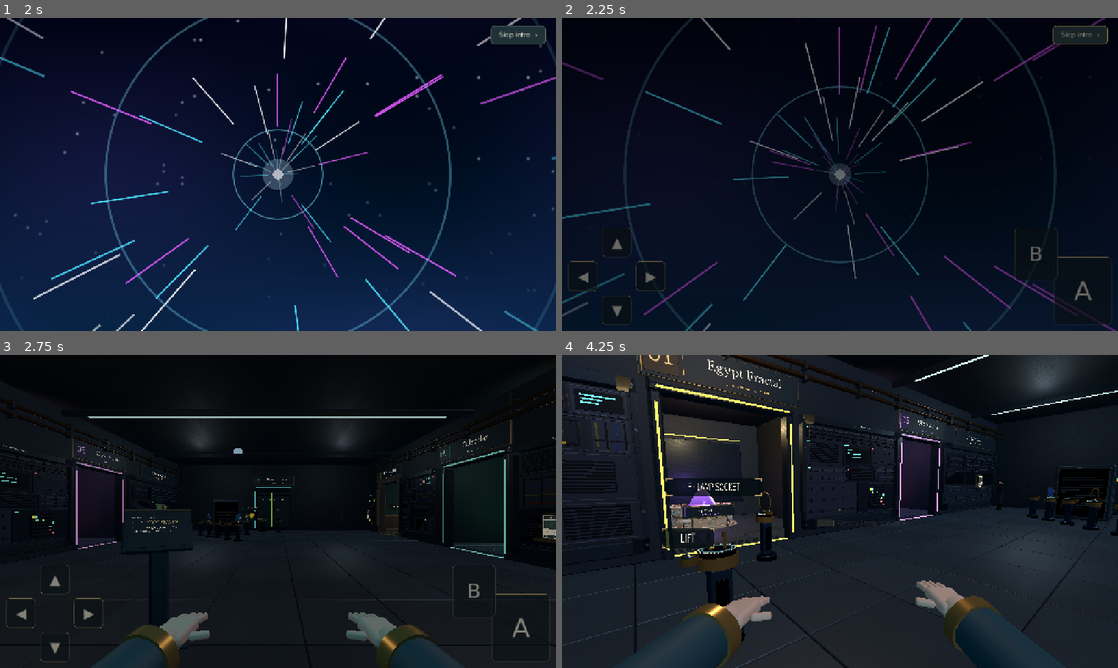
Above: before the commit, frames 1-4 (two rows, left to right).
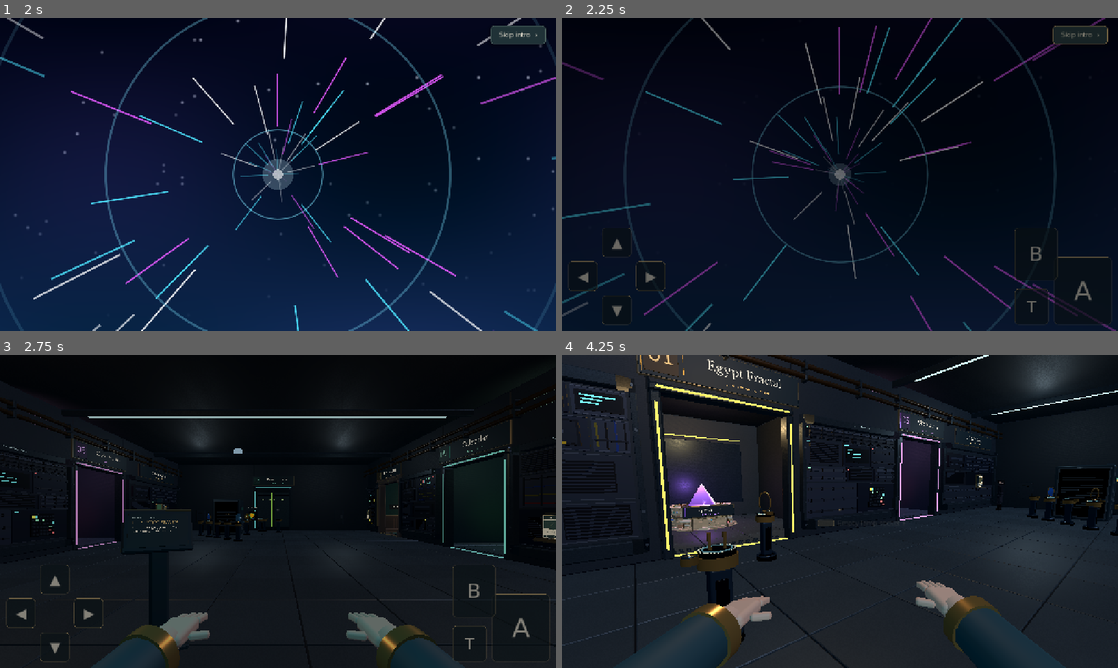
Above: after the commit, the same moments.

Repository: amberwhitehead/pass-the-game
Game: Godot game, scene res://scenes/title/title.tscn
The game is run twice, just before and just after one commit, with the same random seed, the same clock (stepped at 60 frames per second) and the same inputs.
Inputs (mouse positions are in pixels of both pictures, inside the frame that each line leads up to):
- Up to frame 1 (2 s): click "New game" at 0.5 s; click "Skip intro ›" at 1.25 s
- Up to frame 2 (2.25 s): click "Skip intro ›" at 2 s
- Up to frame 3 (2.75 s): no input
- Up to frame 4 (4.25 s): tap Enter (ui_accept) at 2.75 s; move the mouse to (962, 495) at 2.77 s; hold Right (move_right) 2.78-3.53 s; hold E (interact) 2.78-3.53 s; click (962, 495) at 2.92 s; tap Space (jump) at 3.02, 3.32, 3.77, 4.07 s; tap R (secondary, bound only after the commit) at 3.05, 3.6 s; move the mouse to (812, 511) at 3.52 s; hold W (move_up) from 3.53 s (still down); click (812, 511) at 3.67 s; tap F at 3.8 s

Frame 1 is identical in both runs. In frame 2, less than 0.1% of the frame differs, in the area x 81-88%, y 86-98%; in frame 3, less than 0.1%; in frame 4, 1.0%, in the area x 18-36%, y 39-62%.

Commit message:
Prism stands: click adjusts, right-click takes; R1 jumps; Click/L1 hints
- Either knob of a prism or lamp stand now offers both actions, shown
  together under the cursor: adjust (click / L1 / E) and take it into
  your hand (right-click / L2 / R; T on the touch pad). An empty stand
  just takes or places. The floating labels over the stands are gone.
- Interactables can offer a secondary action (secondary_prompt and
  secondary()); the interaction caption shows a second key and action.
- R1 jumps (no longer an alias for A); L2 is the second action.
- The interact prompt and the conversation box's continue hint say L1
  while a controller is plugged in, otherwise Click.

Co-Authored-By: Claude Opus 5.5 <noreply@anthropic.com>

Diff:
--- a/godot/autoload/game.gd
+++ b/godot/autoload/game.gd
@@ -159,8 +159,9 @@
 ##   move_left/right  turn left/right       (arrows, D-pad, touch ◀ ▶)
 ##   strafe_left/right sidestep             (A/D, left stick X)
 ##   look_*           look around           (right stick; the captured mouse looks directly)
-##   jump                                   (Space, pad L2)
-##   interact / back                        (click in the hall, E/Enter/F, pad A/L1/R1/R2) / (Esc/Backspace, pad B)
+##   jump                                   (Space, pad R1)
+##   interact / back                        (click in the hall, E/Enter/F, pad A/L1/R2) / (Esc/Backspace, pad B)
+##   secondary        a target's second action, e.g. take a prism (right-click in the hall, R, pad L2)
 ##   pause            the pause menu        (pad Y; keyboard and touch use back)
 ## Touch: on-screen pad buttons + drag-to-look (see TouchControls / Player).
 ## Keyboard keys come from KeyBindings (defaults, then the player's saved choices).
@@ -173,6 +174,7 @@
 		"interact": [JOY_BUTTON_A],
 		"back": [JOY_BUTTON_B],
 		"pause": [JOY_BUTTON_Y],  # Triangle: the pause menu, in the hall and in minigames.
+		"jump": [JOY_BUTTON_RIGHT_SHOULDER],  # R1
 	}
 	# [action, axis, direction]
 	var pad_axes := [
@@ -180,9 +182,9 @@
 		["strafe_left", JOY_AXIS_LEFT_X, -1.0], ["strafe_right", JOY_AXIS_LEFT_X, 1.0],
 		["look_left", JOY_AXIS_RIGHT_X, -1.0], ["look_right", JOY_AXIS_RIGHT_X, 1.0],
 		["look_up", JOY_AXIS_RIGHT_Y, -1.0], ["look_down", JOY_AXIS_RIGHT_Y, 1.0],
-		["jump", JOY_AXIS_TRIGGER_LEFT, 1.0],  # L2 (L1 interacts, see pad_aliases.gd)
+		["secondary", JOY_AXIS_TRIGGER_LEFT, 1.0],  # L2: a target's second action (take a prism)
 	]
-	for action in ["look_left", "look_right", "look_up", "look_down", "strafe_left", "strafe_right", "pause"]:
+	for action in ["look_left", "look_right", "look_up", "look_down", "strafe_left", "strafe_right", "pause", "secondary"]:
 		_ensure(action)
 	for entry: Dictionary in KeyBindings.ACTIONS:
 		_ensure(entry.action)
@@ -211,6 +213,9 @@
 		ev.button_index = pair[1] as JoyButton
 		if not InputMap.action_has_event(pair[0], ev):
 			InputMap.action_add_event(pair[0], ev)
+	var take_key := InputEventKey.new()
+	take_key.physical_keycode = KEY_R
+	InputMap.action_add_event("secondary", take_key)
 	# Saved keyboard choices replace only key events. Headless runs (tests, exports)
 	# keep the defaults so they never depend on, or read, the player's preferences.
 	if DisplayServer.get_name() != "headless":
--- a/godot/autoload/pad_aliases.gd
+++ b/godot/autoload/pad_aliases.gd
@@ -1,5 +1,5 @@
 extends Node
-## Extra controller buttons that act as A (Cross): L1, R1 and R2 confirm and interact
+## Extra controller buttons that act as A (Cross): L1 and R2 confirm and interact
 ## everywhere A does, because each press is re-sent as an A press from the same pad.
 ## Code that checks for A, or for the interact / ui_accept actions, needs no changes.
 ##
@@ -7,7 +7,7 @@
 ## gives the shoulders their own meaning sets `pad_aliases = false` (Chrono Raider: L1/R1
 ## gear, R2 fire) and the aliases stay off while it runs.
 
-const ALIASES := [JOY_BUTTON_LEFT_SHOULDER, JOY_BUTTON_RIGHT_SHOULDER]
+const ALIASES := [JOY_BUTTON_LEFT_SHOULDER]  # R1 jumps.
 const TRIGGER_ON := 0.6    ## R2 travel that counts as a press...
 const TRIGGER_OFF := 0.3   ## ...and as a release (hysteresis, so a half press doesn't chatter).
 
--- a/godot/autoload/touch_controls.gd
+++ b/godot/autoload/touch_controls.gd
@@ -4,7 +4,7 @@
 ## Layout (computed from the *actual* viewport, re-laid-out on resize/rotate):
 ##   - lower third of the screen
 ##   - left quarter  : D-pad  (move_up/down/left/right)
-##   - right quarter : A (interact) and B (back)
+##   - right quarter : A (interact), B (back) and T (take: a target's second action)
 ## Pads are square and hug the bottom corners, in portrait and landscape.
 ##
 ## Buttons press/release the same InputMap actions as the keyboard, and each
@@ -14,7 +14,7 @@
 const TouchButton := preload("res://scenes/ui/touch_button.gd")
 const MARGIN := 12.0
 const GAP := 6.0
-const ACTIONS := ["move_up", "move_down", "move_left", "move_right", "interact", "back"]
+const ACTIONS := ["move_up", "move_down", "move_left", "move_right", "interact", "back", "secondary"]
 
 var _root: Control
 var _btn: Dictionary = {}   # action -> TouchButton
@@ -35,7 +35,7 @@
 	add_child(_root)
 
 	var glyphs := {"move_up": "▲", "move_down": "▼", "move_left": "◀", "move_right": "▶",
-		"interact": "A", "back": "B"}
+		"interact": "A", "back": "B", "secondary": "T"}  # T: take (a target's second action)
 	for action: String in ACTIONS:
 		var b := TouchButton.new()
 		b.action = action
@@ -127,6 +127,7 @@
 	var rx := vp.x - MARGIN - pad
 	_place("interact", rx + pad * 0.40, top + pad * 0.30, pad * 0.60, pad * 0.70)
 	_place("back", rx, top, pad * 0.45, pad * 0.55)
+	_place("secondary", rx, top + pad * 0.62, pad * 0.36, pad * 0.38)
 
 
 func _place(action: String, x: float, y: float, w: float, h: float) -> void:
--- a/godot/scenes/escape/hub_hud.gd
+++ b/godot/scenes/escape/hub_hud.gd
@@ -52,7 +52,8 @@
 			"interact": KeyBindings.labels("interact", 2) if keyboard else a,
 			"back": KeyBindings.label("back") if keyboard else _button(JOY_BUTTON_B),
 		})
-		_prompt.present(text, _interact_label(), _aiming)
+		var second: String = target.secondary_prompt if is_instance_valid(target) and not _aiming else ""
+		_prompt.present(text, _interact_label(), _aiming, second, _secondary_label())
 		_prompt.modulate.a = move_toward(_prompt.modulate.a, 1, delta * 8)
 	else:
 		_prompt.modulate.a = 0
@@ -80,15 +81,20 @@
 		_interact_key = "touch"
 
 
-## The interact prompt's badge: Click with mouse and keyboard, L1 on a controller
-## (✕, R1 and R2 work too), A on the touch pad.
+## The interact prompt's badge: L1 while a controller is plugged in (✕ and R2 work too),
+## A after touching the screen, otherwise Click.
 func _interact_label() -> String:
-	match _interact_key:
-		"pad":
-			return "L1"
-		"touch":
-			return "A"
-	return "Click"
+	if not Input.get_connected_joypads().is_empty():
+		return "L1"
+	return "A" if _interact_key == "touch" else "Click"
+
+
+## The second action's badge: L2 while a controller is plugged in, T after touching the
+## screen, otherwise Right-click.
+func _secondary_label() -> String:
+	if not Input.get_connected_joypads().is_empty():
+		return "L2"
+	return "T" if _interact_key == "touch" else "Right-click"
 
 
 ## A face button's name for the last input: the controller's own symbol, or the touch
--- a/godot/scenes/escape/optics_device.gd
+++ b/godot/scenes/escape/optics_device.gd
@@ -15,8 +15,6 @@
 var take_handle: Area3D
 var turn_handle: Area3D
 var _contents: Node3D
-var _status: Label3D
-var _turn_label: Label3D
 var _ring: MeshInstance3D
 var _alignment_ring: MeshInstance3D
 var _last_item := "uninitialized"
@@ -44,7 +42,6 @@
 	_contents = Node3D.new()
 	_contents.name = "OpticalHead"
 	add_child(_contents)
-	_status = Sign.tag(self, device_id + " · " + kind.to_upper(), Vector3(0, 1.63, 0), .95, Sign.GOLD, 3.0)
 	if kind == "lens":
 		_ring = Art.ring(self, .185, .225, Vector3(0, 1.25, 0), brass)
 		_ring.quaternion = Quaternion(Vector3.UP, _lens_normal())
@@ -59,13 +56,9 @@
 			Art.line(self, Vector3(x, .99, 0), Vector3(x, 1.18, 0), brass, .03)
 		take_handle = _handle("Exchange", Vector3(-.46, 1.0, .36), false)
 		turn_handle = _handle("Aim lamp", Vector3(.46, 1.0, .36), true)
-		_turn_label = Sign.tag(self, "AIM", Vector3(.46, 1.20, .36), .36, Sign.Style.TEAL, 2.8)
-		Sign.tag(self, "LIFT", Vector3(-.46, 1.20, .36), .36, Sign.GOLD, 2.8)
 	else:
 		take_handle = _handle("Exchange", Vector3(-.46, 1.0, .36), false)
 		turn_handle = _handle("Adjust prism", Vector3(.46, 1.0, .36), true)
-		_turn_label = Sign.tag(self, "AIM", Vector3(.46, 1.20, .36), .36, Sign.Style.TEAL, 2.8)
-		Sign.tag(self, "LIFT", Vector3(-.46, 1.20, .36), .36, Sign.GOLD, 2.8)
 
 
 func _build_ticks() -> void:
@@ -92,10 +85,11 @@
 	area.name = "TurnHandle" if turn else "ItemHandle"
 	area.position = at
 	area.prompt = text
-	area.used.connect(func():
-		if turn:
+	area.primary = "turn" if turn else "exchange"
+	area.used.connect(func(action: String):
+		if action == "turn":
 			turn_requested.emit(device_id)
-		else:
+		elif action == "exchange":
 			exchange_requested.emit(device_id))
 	add_child(area)
 	var mat := Art.material(Color(.35, .55, .61) if turn else Color(.60, .43, .20), false, true)
@@ -127,6 +121,7 @@
 			var tint: Color = Model.COLORS[1 if item == "lens_yellow" else 2]
 			var glass := Art.cylinder(_contents, .175, .04, Vector3(0, 1.25, 0), Art.glass(tint))
 			glass.quaternion = Quaternion(Vector3.UP, _lens_normal())
+	var exchange_prompt := ""
 	if is_instance_valid(take_handle):
 		var destination := "prism socket " if kind == "prism" else ("lamp socket " if kind == "lamp" else "lens mount ")
 		if held.is_empty():
@@ -135,16 +130,20 @@
 			take_handle.prompt = "Place " + _item_name(held) + " in " + device_id
 		else:
 			take_handle.prompt = "Swap " + _item_name(held) + " for " + _item_name(item)
+		exchange_prompt = take_handle.prompt
 	if is_instance_valid(turn_handle):
 		var enabled := kind == "starter" or item == "prism" or (kind == "lamp" and item == "flashlight")
 		turn_handle.collision_layer = 1 if enabled else 0
 		turn_handle.visible = enabled
-		if _turn_label:
-			_turn_label.get_parent().visible = enabled
 		turn_handle.prompt = "Adjust source" if kind == "starter" else ("Aim lamp " if kind == "lamp" else "Adjust prism ") + device_id
-	var empty_name := "SOCKET" if kind == "prism" else ("LAMP SOCKET" if kind == "lamp" else "MOUNT")
-	_status.text = device_id + " · " + ("SOURCE" if kind == "starter" else (empty_name if item.is_empty() else _item_name(item).to_upper()))
-	Sign.fit_tag(_status)
+		# Either knob of a stand holding something offers both: adjust it (click / L1),
+		# or take it off into your hand (right-click / L2). An empty stand only takes.
+		if is_instance_valid(take_handle):
+			for handle: Area3D in [turn_handle, take_handle]:
+				handle.primary = "turn" if enabled else "exchange"
+				handle.prompt = turn_handle.prompt if enabled else exchange_prompt
+				handle.secondary_action = "exchange" if enabled else ""
+				handle.secondary_prompt = exchange_prompt if enabled else ""
 	if incoming != Vector2.ZERO and not item.is_empty() and not _adjusting and kind != "lamp":
 		var outgoing := Vector2(-incoming.y, incoming.x) * turn
 		set_head_angle(atan2(outgoing.y, outgoing.x), false)
--- a/godot/scenes/escape/optics_handle.gd
+++ b/godot/scenes/escape/optics_handle.gd
@@ -1,7 +1,11 @@
 extends Interactable
-## A physical handle separated horizontally from the prism's pickup socket.
+## A physical handle on an optical stand. What it does is set by the stand: `primary`
+## (click / A / E) and `secondary` (right-click / L2 / R) name an action, "turn" or
+## "exchange", and used(action) reports which one the player chose.
 
-signal used
+signal used(action: String)
+var primary := ""
+var secondary_action := ""
 var _focus_tween: Tween
 
 
@@ -19,7 +23,14 @@
 
 
 func interact(_player: Node3D) -> void:
-	used.emit()
+	if primary != "":
+		used.emit(primary)
+	interacted.emit()
+
+
+func secondary(_player: Node3D) -> void:
+	if secondary_action != "":
+		used.emit(secondary_action)
 	interacted.emit()
 
 
--- a/godot/scenes/room/interactable.gd
+++ b/godot/scenes/room/interactable.gd
@@ -7,6 +7,9 @@
 
 @export var prompt := "Use"
 @export var minigame_id := ""
+## A second action, shown beside the first (right-click / L2 / R), e.g. "Take prism".
+## Empty for things with only one. Override secondary() to do it.
+var secondary_prompt := ""
 
 var focused := false
 
@@ -19,6 +22,10 @@
 	if minigame_id != "":
 		await MiniGames.play(minigame_id)
 	interacted.emit()
+
+
+func secondary(_player: Node3D) -> void:
+	pass
 
 
 func set_focused(value: bool) -> void:
--- a/godot/scenes/room/player.gd
+++ b/godot/scenes/room/player.gd
@@ -96,6 +96,9 @@
 		pitch = -_axis("look_up", "look_down") * look_speed
 		_strength("jump")  # Clears a hold-over once Space is released.
 		jump = Input.is_action_just_pressed("jump") and not _suppressed.has("jump")
+		# L2 is an analog trigger, so it is read as a press here rather than per event.
+		if Input.is_action_just_pressed("secondary") and _pad_secondary():
+			_use_secondary()
 	rotation.y += yaw * delta
 	_pitch(pitch * delta)
 	# Yaw-only axes: looking up or down never tilts or slows walking.
@@ -196,6 +199,12 @@
 	var click: bool = event is InputEventMouseButton and event.pressed \
 		and event.button_index == MOUSE_BUTTON_LEFT and event.device != InputEvent.DEVICE_ID_EMULATION \
 		and mouse_capture != null and mouse_capture.is_captured()
+	var right_click: bool = event is InputEventMouseButton and event.pressed \
+		and event.button_index == MOUSE_BUTTON_RIGHT and event.device != InputEvent.DEVICE_ID_EMULATION \
+		and mouse_capture != null and mouse_capture.is_captured()
+	if right_click or ((event is InputEventKey or event is InputEventAction) and event.is_action_pressed("secondary") and not event.is_echo()):
+		_use_secondary()
+		return
 	if not (click or event.is_action_pressed("interact")) or event.is_echo():
 		return
 	if _frozen() or target == null:
@@ -205,3 +214,23 @@
 	get_viewport().set_input_as_handled()
 	reached.emit(target)
 	target.interact(self)
+
+
+## A target's second action (right-click, R, or L2), e.g. taking a prism off its stand.
+func _use_secondary() -> void:
+	if _frozen() or target == null or target.secondary_prompt.is_empty():
+		return
+	if Dialogue.last_closed_frame == Engine.get_process_frames():
+		return
+	get_viewport().set_input_as_handled()
+	reached.emit(target)
+	target.secondary(self)
+
+
+## True while the secondary action is held on a controller (not the keyboard's R, which
+## arrives as an event in _unhandled_input).
+func _pad_secondary() -> bool:
+	for d in Input.get_connected_joypads():
+		if Input.get_joy_axis(d, JOY_AXIS_TRIGGER_LEFT) > 0.5:
+			return true
+	return false
--- a/godot/tests/controls_menu_test.gd
+++ b/godot/tests/controls_menu_test.gd
@@ -259,7 +259,8 @@
 	var sheet: PanelContainer = load("res://ui/conversation_sheet.gd").new()
 	root.add_child(sheet)
 	sheet.arrive()
-	_expect(sheet.hint.text == "G  /  CONTINUE", "Dialogue names the new Interact key (%s)" % sheet.hint.text)
+	var continue_key := "L1" if not Input.get_connected_joypads().is_empty() else "CLICK"  # This machine may have a pad plugged in.
+	_expect(sheet.hint.text == continue_key + "  /  CONTINUE", "Dialogue says %s to continue, whatever the keys (%s)" % [continue_key, sheet.hint.text])
 	sheet.queue_free()
 	_expect("J" in _player.mouse_capture._hint_text() and "Q for the menu" in _player.mouse_capture._hint_text(),
 		"The click-to-look card names the new keys")
--- a/godot/tests/objective_console_test.gd
+++ b/godot/tests/objective_console_test.gd
@@ -33,14 +33,16 @@
 		"It stands on the floor near where the player comes in")
 	_expect(console._text.text == Objectives.current().text and "EGYPT" in console._chapter.text, "It shows the first objective")
 	_expect(not _hud_mentions("FIELD NOTES"), "The top-left objective panel is gone")
-	_expect(_room.hud._interact_label() == "Click", "With mouse and keyboard the prompt says Click")
+	var pads := not Input.get_connected_joypads().is_empty()  # This machine may have a pad plugged in.
+	_expect(_room.hud._interact_label() == ("L1" if pads else "Click"), "The prompt says Click, or L1 with a controller plugged in")
+	_expect(_room.hud._secondary_label() == ("L2" if pads else "Right-click"), "...and Right-click, or L2, for a second action")
 	var drift := InputEventJoypadMotion.new()
 	drift.device = 2
 	drift.axis = JOY_AXIS_LEFT_X
 	drift.axis_value = 0.08
 	Input.parse_input_event(drift)
 	await process_frame
-	_expect(_room.hud._interact_label() == "Click", "A drifting stick doesn't switch the prompt")
+	_expect(_room.hud._interact_key != "pad", "A drifting stick doesn't count as using the controller")
 	var press := InputEventJoypadButton.new()
 	press.device = 2
 	press.button_index = JOY_BUTTON_DPAD_UP
@@ -50,7 +52,8 @@
 	press.pressed = false
 	Input.parse_input_event(press)
 	await process_frame
-	_expect(_room.hud._interact_label() == "L1", "After a controller press the prompt says L1")
+	_expect(_room.hud._interact_label() == ("L1" if not Input.get_connected_joypads().is_empty() else "Click"),
+		"The prompt says L1 only while a controller is plugged in")
 	var key := InputEventKey.new()
 	key.keycode = KEY_SHIFT
 	key.pressed = true
--- a/godot/tests/optics_scene_test.gd
+++ b/godot/tests/optics_scene_test.gd
@@ -52,8 +52,20 @@
 		var axis: Vector3 = head.transform.basis.x.normalized()
 		var target: Vector2 = optics.model.SOURCE_TARGETS[optics.model.source_direction].normalized()
 		check(Vector2(axis.x, -axis.z).dot(target) > 0.999, "starter output nozzle tracks its actual source direction")
-	check(optics.devices.A._status.visibility_range_end > 0 and optics.devices.A._status.visibility_range_end <= 7.0, "hardware labels are distance-limited")
-	check(optics.devices.A._turn_label.visibility_range_end > 0 and optics.devices.A._turn_label.visibility_range_end <= 3.5, "handle labels are limited to nearby controls")
+	# Either knob of a stand with a prism adjusts it first and takes it second; no labels float over it.
+	var b: Node3D = optics.devices.B
+	for handle in [b.turn_handle, b.take_handle]:
+		check(handle.primary == "turn" and handle.secondary_action == "exchange" \
+			and handle.prompt.begins_with("Adjust prism") and handle.secondary_prompt.begins_with("Take prism"),
+			"%s: click adjusts, right-click takes (%s / %s)" % [handle.name, handle.prompt, handle.secondary_prompt])
+	check(b.find_children("*", "Label3D", true, false).is_empty(), "no labels float over the prism stand")
+	var empty: Node3D = optics.devices.C
+	check(empty.take_handle.primary == "exchange" and empty.take_handle.secondary_prompt == "", "an empty stand only takes or places")
+	carry.held_item = ""
+	b.take_handle.secondary(null)
+	check(carry.held_item == "prism" and optics.model.items.B == "", "the second action takes the prism into your hand")
+	b.take_handle.interact(null)
+	check(optics.model.items.B == "prism", "and clicking the empty stand puts it back")
 	optics.queue_free()
 	carry.queue_free()
 	await process_frame
--- a/godot/tests/pad_back_test.gd
+++ b/godot/tests/pad_back_test.gd
@@ -58,7 +58,7 @@
 	_expect(_returned and _games.current == null and not _menu.is_open(), "Circle leaves %s for the hall" % id)
 
 
-## R1 and R2 act as A: each press arrives as an A press from the same pad.
+## L1 and R2 act as A: each press arrives as an A press from the same pad.
 func _aliases() -> void:
 	var seen: Array = []
 	var watch := func(ev: InputEvent):
@@ -67,8 +67,8 @@
 	var probe := _Probe.new()
 	probe.seen = watch
 	root.add_child(probe)
-	await _button(JOY_BUTTON_RIGHT_SHOULDER)
-	_expect(seen == [true, false], "R1 presses and releases A (%s)" % [seen])
+	await _button(JOY_BUTTON_LEFT_SHOULDER)
+	_expect(seen == [true, false], "L1 presses and releases A (%s)" % [seen])
 	seen.clear()
 	for v in [0.2, 0.7, 0.9, 0.5, 0.1]:  # A half press doesn't count; past 0.6 presses, under 0.3 releases.
 		var m := InputEventJoypadMotion.new()
@@ -88,7 +88,12 @@
 	l2.device = PAD
 	l2.axis = JOY_AXIS_TRIGGER_LEFT
 	l2.axis_value = 1.0
-	_expect(not l1.is_action("jump") and l2.is_action("jump"), "L2 jumps (L1 interacts)")
+	var r1 := InputEventJoypadButton.new()
+	r1.device = PAD
+	r1.button_index = JOY_BUTTON_RIGHT_SHOULDER
+	r1.pressed = true
+	_expect(r1.is_action("jump") and not l1.is_action("jump") and not l2.is_action("jump") and l2.is_action("secondary"),
+		"R1 jumps, L1 interacts and L2 is the second action (take)")
 
 
 class _Probe extends Node:
--- a/godot/ui/conversation_sheet.gd
+++ b/godot/ui/conversation_sheet.gd
@@ -26,7 +26,7 @@
 	speaker.size_flags_horizontal = Control.SIZE_EXPAND_FILL
 	header.add_child(speaker)
 	hint = Label.new()
-	hint.text = "E  /  CONTINUE"
+	hint.text = "CLICK  /  CONTINUE"
 	hint.add_theme_font_size_override("font_size", 12)
 	hint.add_theme_color_override("font_color", Style.MUTED)
 	header.add_child(hint)
@@ -53,13 +53,16 @@
 func _input(event: InputEvent) -> void:
 	if not visible or event is InputEventMouseMotion:
 		return
-	if event is InputEventKey:
+	if event is InputEventKey or event is InputEventMouseButton \
+			or event is InputEventJoypadButton or event is InputEventJoypadMotion:
 		_key = ""
-	elif event is InputEventJoypadButton or event is InputEventJoypadMotion:
-		_key = "A"
 	elif event is InputEventScreenTouch and event.device != -1:
 		_key = "TAP"
 	_show_hint()
 
+## L1 while a controller is plugged in, otherwise CLICK (TAP after touching the screen).
 func _show_hint() -> void:
-	hint.text = (_key if not _key.is_empty() else KeyBindings.label("interact")) + "  /  CONTINUE"
+	var key := _key
+	if key.is_empty():
+		key = "L1" if not Input.get_connected_joypads().is_empty() else "CLICK"
+	hint.text = key + "  /  CONTINUE"
--- a/godot/ui/interaction_plaque.gd
+++ b/godot/ui/interaction_plaque.gd
@@ -7,6 +7,9 @@
 const GAP := 18.0  ## Pixels between the centre of the screen and the caption's top.
 var key: Label
 var title: Label
+var key2: Label    ## The second action's key, hidden when there is none.
+var title2: Label
+var _gap: Control
 var detail: Label
 var _last := ""
 
@@ -24,6 +27,18 @@
 	row.alignment = BoxContainer.ALIGNMENT_CENTER
 	row.add_theme_constant_override("separation", 7)
 	add_child(row)
+	key = _badge(row)
+	title = _caption(row)
+	# A second action, such as taking a prism off the stand it can also adjust.
+	_gap = Control.new()
+	_gap.custom_minimum_size.x = 8
+	_gap.mouse_filter = Control.MOUSE_FILTER_IGNORE
+	row.add_child(_gap)
+	key2 = _badge(row)
+	title2 = _caption(row)
+
+
+func _badge(row: Control) -> Label:
 	var badge := PanelContainer.new()
 	badge.mouse_filter = Control.MOUSE_FILTER_IGNORE
 	badge.size_flags_vertical = Control.SIZE_SHRINK_CENTER
@@ -35,13 +50,18 @@
 	badge_style.shadow_size = 0
 	badge.add_theme_stylebox_override("panel", badge_style)
 	row.add_child(badge)
-	key = Style.label("E", 12, Style.INK)
-	key.horizontal_alignment = HORIZONTAL_ALIGNMENT_CENTER
-	badge.add_child(key)
-	title = Style.label("", 15, Style.PAPER)
-	title.horizontal_alignment = HORIZONTAL_ALIGNMENT_CENTER
-	_outline(title)
-	row.add_child(title)
+	var label := Style.label("E", 12, Style.INK)
+	label.horizontal_alignment = HORIZONTAL_ALIGNMENT_CENTER
+	badge.add_child(label)
+	return label
+
+
+func _caption(row: Control) -> Label:
+	var label := Style.label("", 15, Style.PAPER)
+	label.horizontal_alignment = HORIZONTAL_ALIGNMENT_CENTER
+	_outline(label)
+	row.add_child(label)
+	return label
 
 
 ## Centres the caption horizontally, its top edge just below the screen's centre.
@@ -56,13 +76,19 @@
 	offset_bottom = GAP
 
 
-func present(text: String, input_key: String, aiming: bool) -> void:
+func present(text: String, input_key: String, aiming: bool, text2 := "", input_key2 := "") -> void:
 	key.text = "↔" if aiming else input_key
 	detail.visible = aiming
-	if text == _last:
+	var second := text2 != "" and not aiming
+	key2.get_parent().visible = second
+	_gap.visible = second
+	title2.visible = second
+	key2.text = input_key2
+	if text + "|" + text2 == _last:
 		return
-	_last = text
+	_last = text + "|" + text2
 	title.text = text
+	title2.text = text2
 	# Short prompts stay on one line; long ones (the optics hint) wrap at MAX_WIDTH.
 	var width := title.get_theme_font("font").get_string_size(text, HORIZONTAL_ALIGNMENT_LEFT, -1, 15).x
 	title.autowrap_mode = TextServer.AUTOWRAP_WORD_SMART if width > MAX_WIDTH else TextServer.AUTOWRAP_OFF
